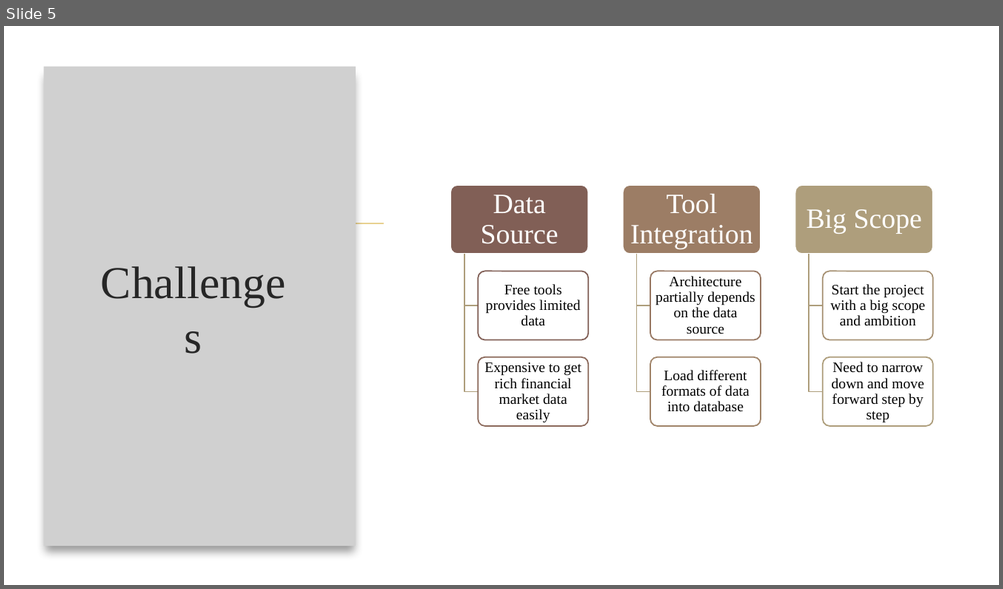
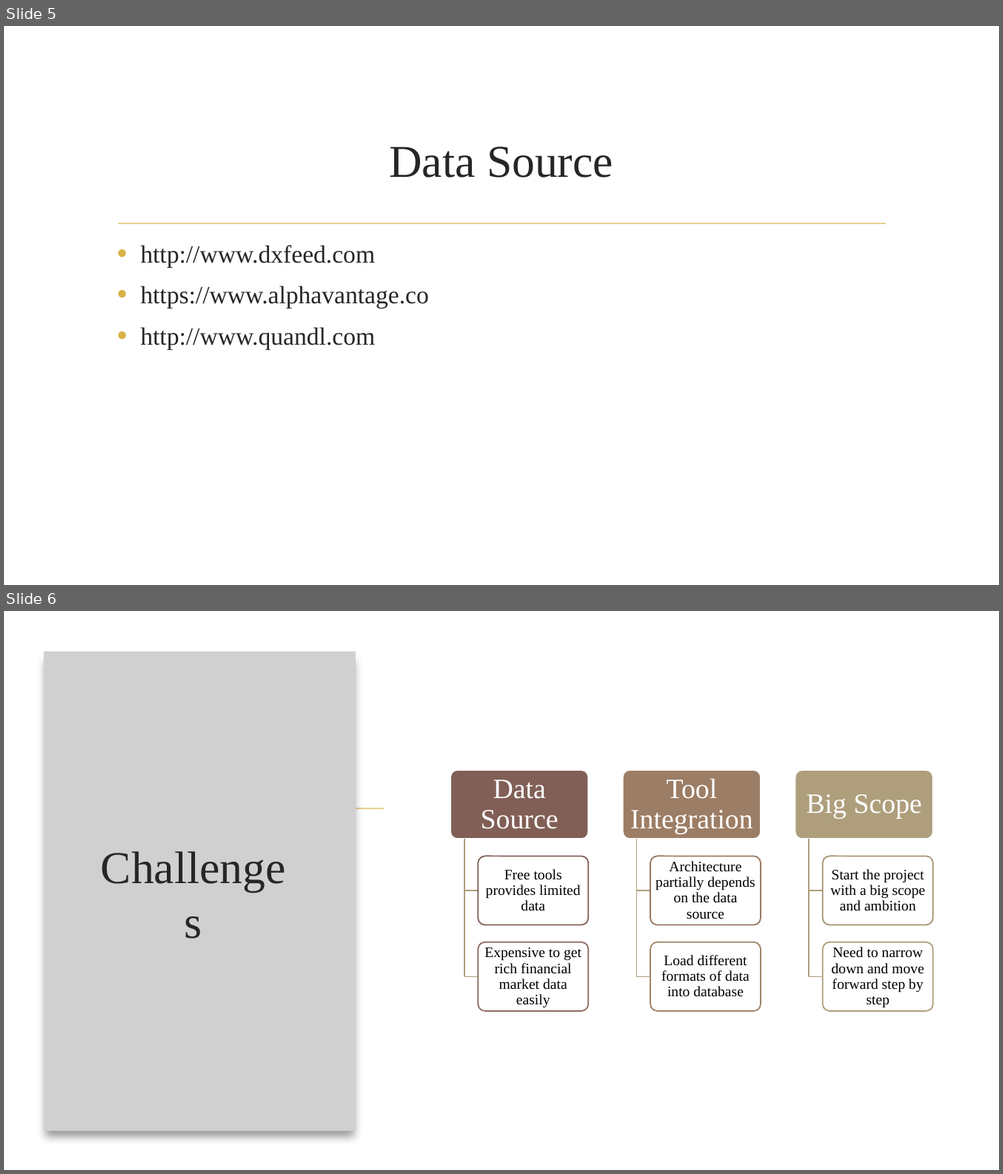
Before and after one commit to CynthiaHu/w251-finalproject, a slide deck: w251_project_MaDCaAt.pptx. Shown one above the other, each under a label of ours: slide 5 before the commit, slides 5 and 6 after it. The pictures are 1003x589 and 1003x1174 pixels, drawn with LibreOffice and Linux fonts; fonts in the diff are those of the drawing; grey boxes stand for pictures; background and template pictures are left out. Boxes give left, top, right and bottom in pixels: in the first picture for what was removed or moved away, otherwise in the second. Text is boxed around its words. In the diff, an @@ line names an element or a change of style, - is before the commit and + after.

Commit message:
add data source

```diff
--- a/w251_project_MaDCaAt.pptx
+++ b/w251_project_MaDCaAt.pptx
@@ slide 5 added at [4, 26, 999, 585], background picture (left out); not listed: 1 template element that a slide beside it also shows @@
@@ title added at [389, 147, 613, 178], 44 pt, text #262626 @@
+Data Source
@@ text added at [140, 245, 428, 349], 24 pt, text #262626 @@
+• http://www.dxfeed.com
+• https://www.alphavantage.co
+• http://www.quandl.com
@@ what was slide 5 is now slide 6 @@
```
